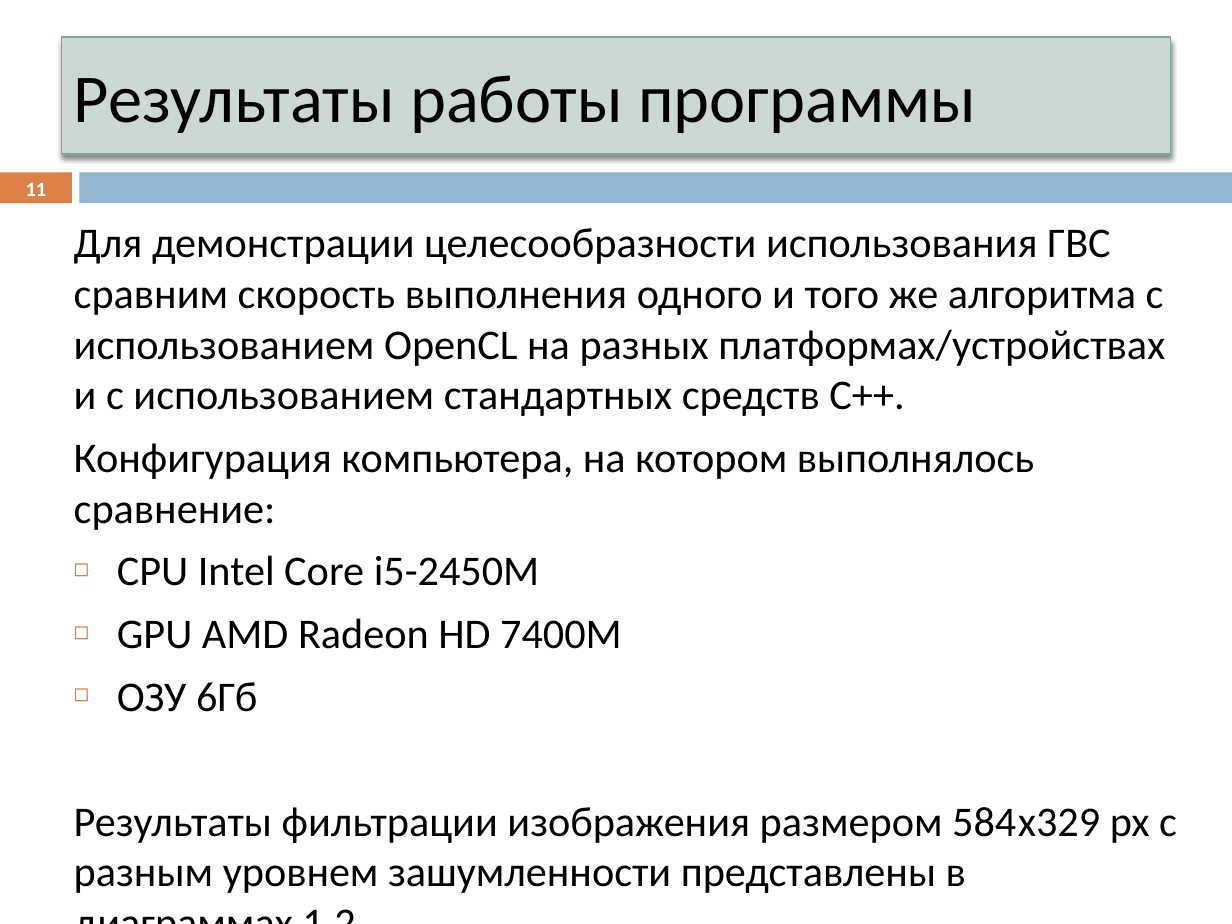
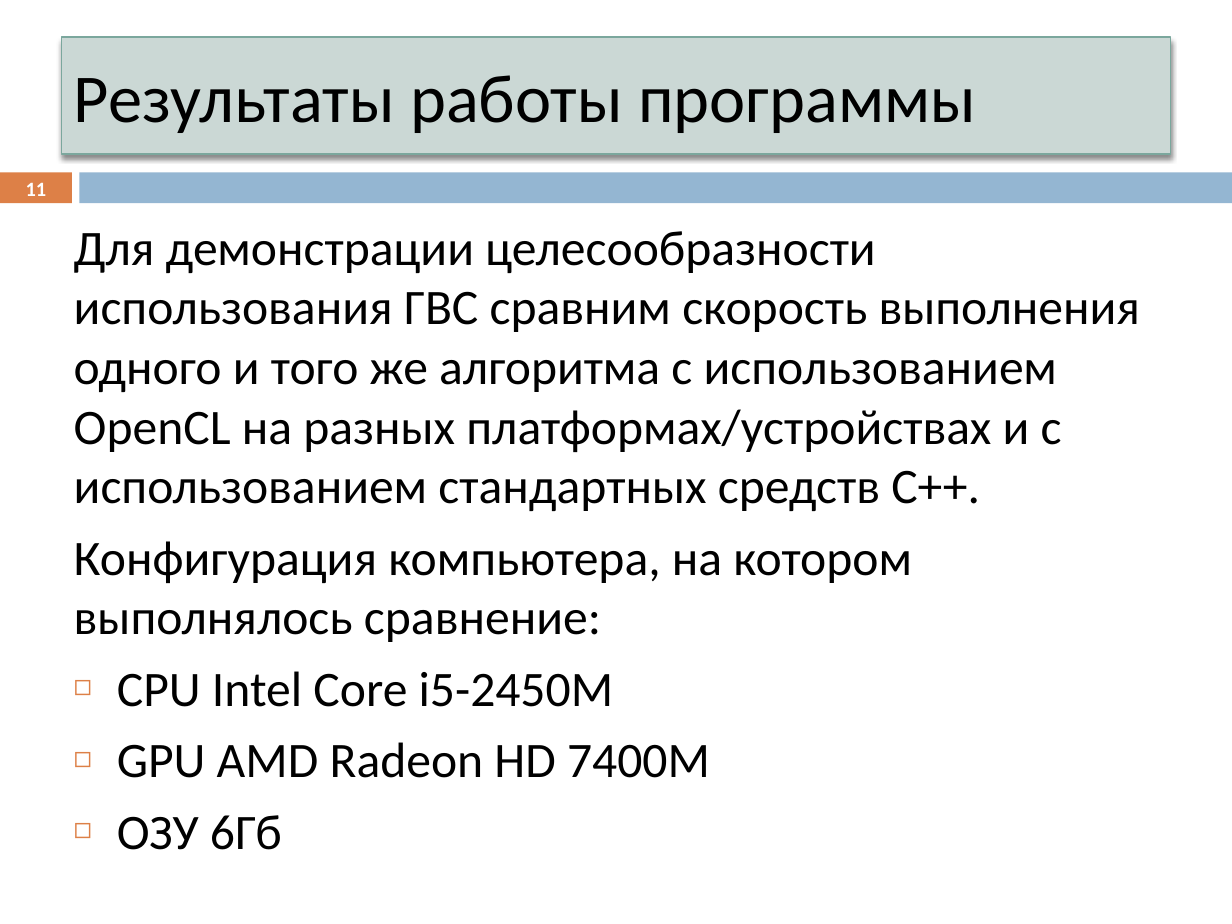
Before and after one commit to ustadenis/OpenCLImageFilter, a slide deck: slide 11 of Diplom/Презентация.pptx. Drawn at 1232x924 pixels with LibreOffice and Linux fonts; fonts in the diff are those of the drawing. Boxes give left, top, right and bottom in pixels: in the first picture for what was removed or moved away, otherwise in the second. Text is boxed around its words. In the diff, an @@ line names an element or a change of style, - is before the commit and + after.

```diff
--- a/Diplom/Презентация.pptx
+++ b/Diplom/Презентация.pptx
@@ text "Для демонстрации целесообразности использования ГВС ..." at (x1=74, y1=231, x2=1140, y2=850): size 24.6 to 29 pt @@
@@ text at (x1=74, y1=807, x2=1177, y2=893): paragraph removed @@
-Результаты фильтрации изображения размером 584x329 px с разным уровнем зашумленности представлены в диаграммах 1,2.
```
Also in this commit, not shown: 3 other slides changed, 3 slides removed, 1 other file.
